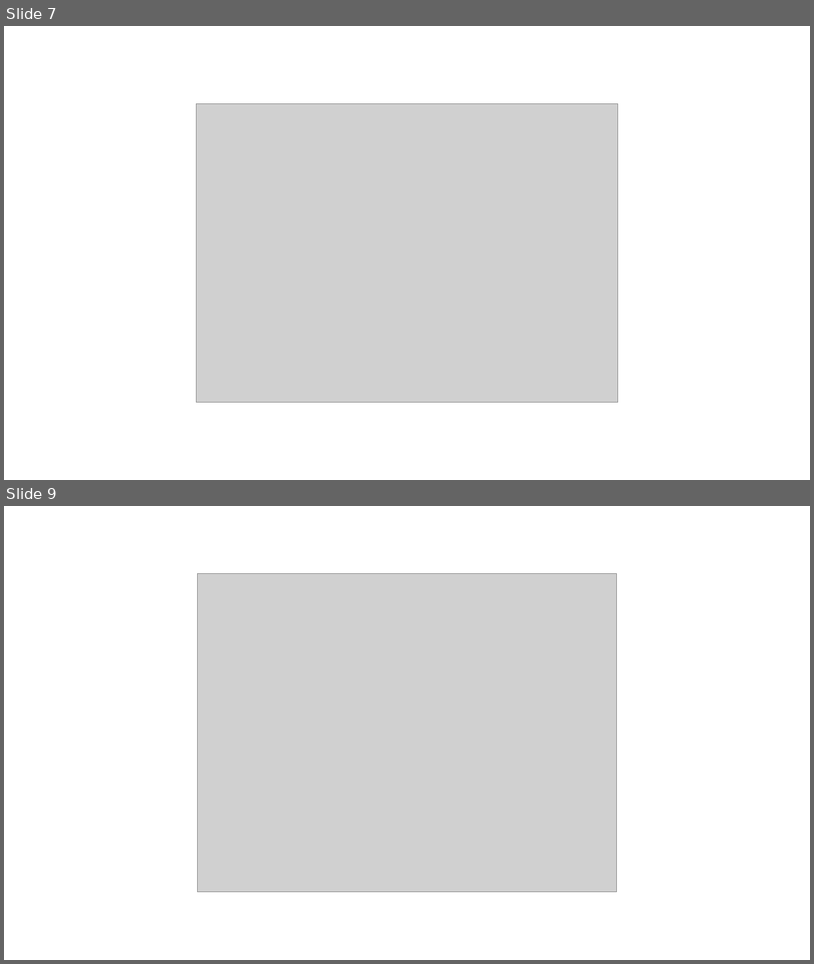
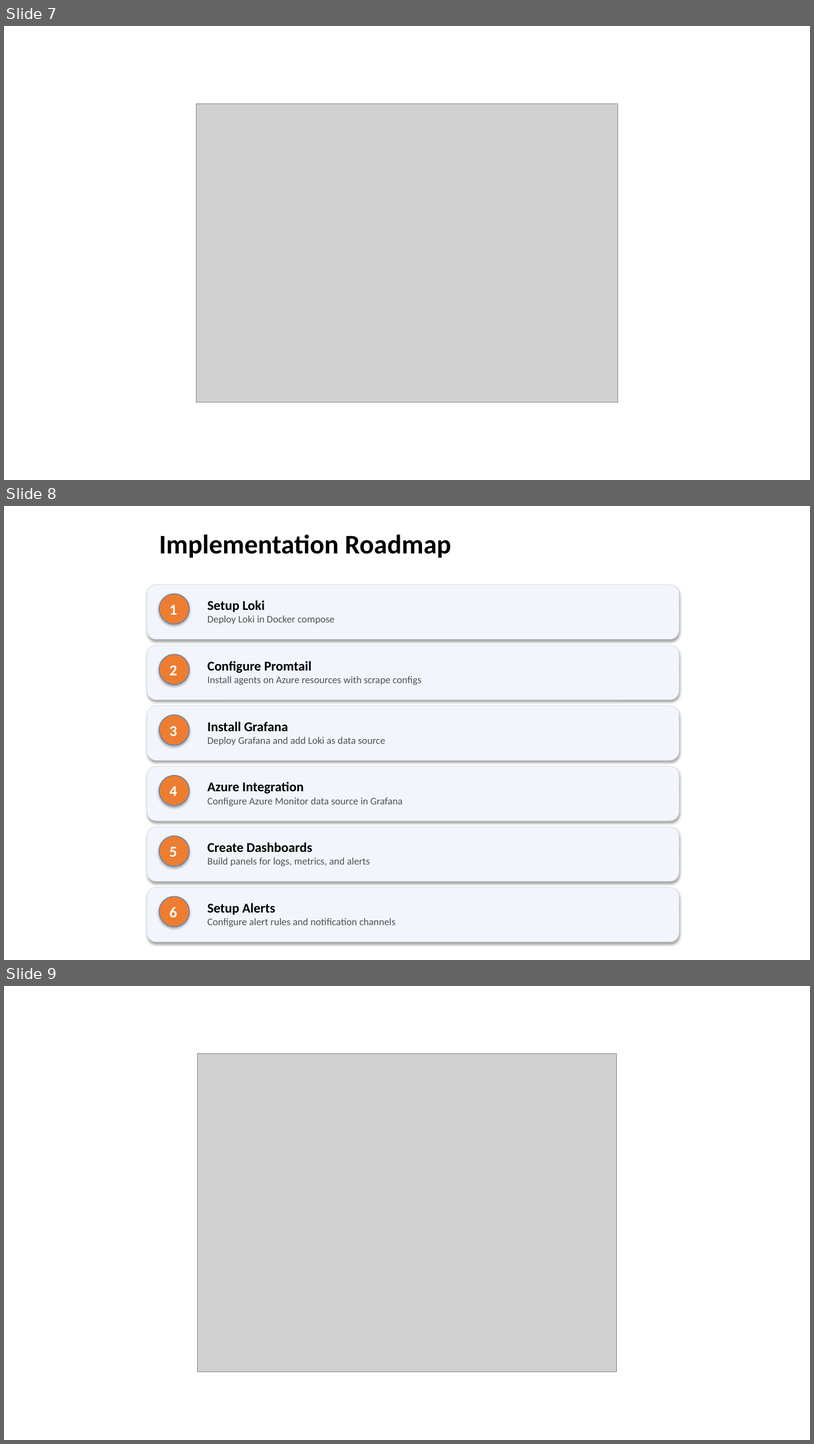
Before and after one commit to rlmuthukumargit/windowspowershell, a slide deck: Presentation1.pptx. Shown one above the other, each under a label of ours: slides 7 and 9 before the commit, slides 7, 8 and 9 after it; the slides between them are not shown. The pictures are 814x964 and 814x1444 pixels, drawn with LibreOffice and Linux fonts; fonts in the diff are those of the drawing; grey boxes stand for pictures. Boxes give left, top, right and bottom in pixels: in the first picture for what was removed or moved away, otherwise in the second. Text is boxed around its words. In the diff, an @@ line names an element or a change of style, - is before the commit and + after.

```diff
--- a/Presentation1.pptx
+++ b/Presentation1.pptx
@@ slide 8 added at (4, 506, 810, 960), background #FFFFFF @@
@@ text added at (159, 534, 451, 558), 32 pt, text #000000, bold @@
+Implementation Roadmap
@@ rounded rectangle added at (147, 585, 680, 639), fill #F2F6FC, outline #DCE1EB 0.75 pt @@
@@ ellipse added at (159, 594, 190, 624), fill #ED7D31, outline #4B7EBC 0.75 pt, 18 pt, text #FFFFFF, bold @@
+1
@@ text added at (207, 600, 335, 624), 12 pt, text #505050 @@
+Setup Loki
+Deploy Loki in Docker compose
@@ rounded rectangle added at (147, 645, 680, 700), fill #F2F6FC, outline #DCE1EB 0.75 pt @@
@@ ellipse added at (159, 654, 190, 684), fill #ED7D31, outline #4B7EBC 0.75 pt, 18 pt, text #FFFFFF, bold @@
+2
@@ text added at (207, 661, 422, 685), 12 pt, text #505050 @@
+Configure Promtail
+Install agents on Azure resources with scrape configs
@@ rounded rectangle added at (147, 706, 680, 760), fill #F2F6FC, outline #DCE1EB 0.75 pt @@
@@ ellipse added at (159, 715, 190, 745), fill #ED7D31, outline #4B7EBC 0.75 pt, 18 pt, text #FFFFFF, bold @@
+3
@@ text added at (207, 721, 385, 745), 12 pt, text #505050 @@
+Install Grafana
+Deploy Grafana and add Loki as data source
@@ rounded rectangle added at (147, 766, 680, 820), fill #F2F6FC, outline #DCE1EB 0.75 pt @@
@@ ellipse added at (159, 775, 190, 805), fill #ED7D31, outline #4B7EBC 0.75 pt, 18 pt, text #FFFFFF, bold @@
+4
@@ text added at (207, 781, 403, 806), 12 pt, text #505050 @@
+Azure Integration
+Configure Azure Monitor data source in Grafana
@@ rounded rectangle added at (147, 826, 680, 881), fill #F2F6FC, outline #DCE1EB 0.75 pt @@
@@ ellipse added at (159, 835, 190, 866), fill #ED7D31, outline #4B7EBC 0.75 pt, 18 pt, text #FFFFFF, bold @@
+5
@@ text added at (207, 842, 370, 866), 12 pt, text #505050 @@
+Create Dashboards
+Build panels for logs, metrics, and alerts
@@ rounded rectangle added at (147, 887, 680, 942), fill #F2F6FC, outline #DCE1EB 0.75 pt @@
@@ ellipse added at (159, 896, 190, 927), fill #ED7D31, outline #4B7EBC 0.75 pt, 18 pt, text #FFFFFF, bold @@
+6
@@ text added at (207, 903, 396, 927), 12 pt, text #505050 @@
+Setup Alerts
+Configure alert rules and notification channels
```
Also in this commit, not shown: 1 slide changed, 1 other slide added, 2 slides removed.
